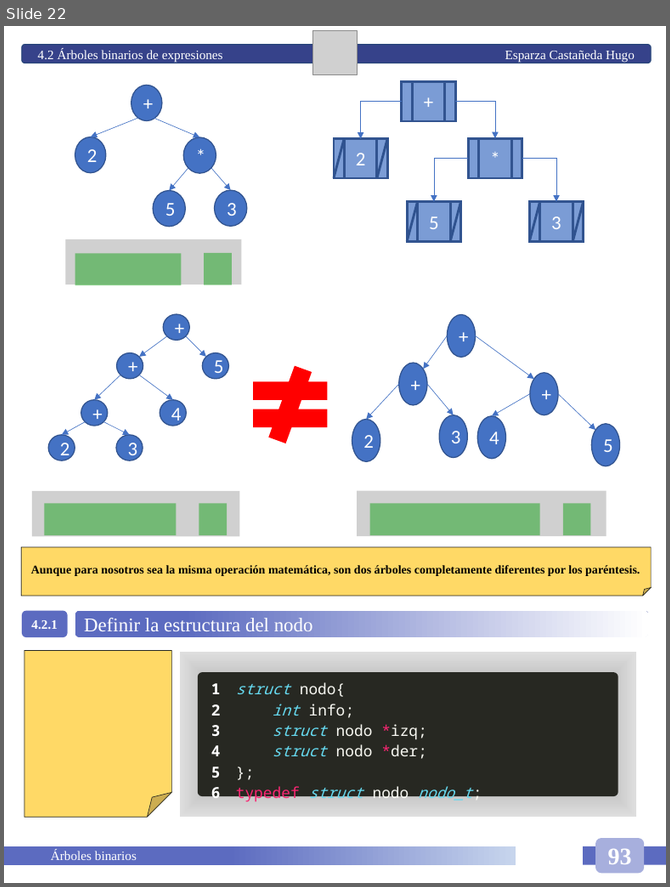
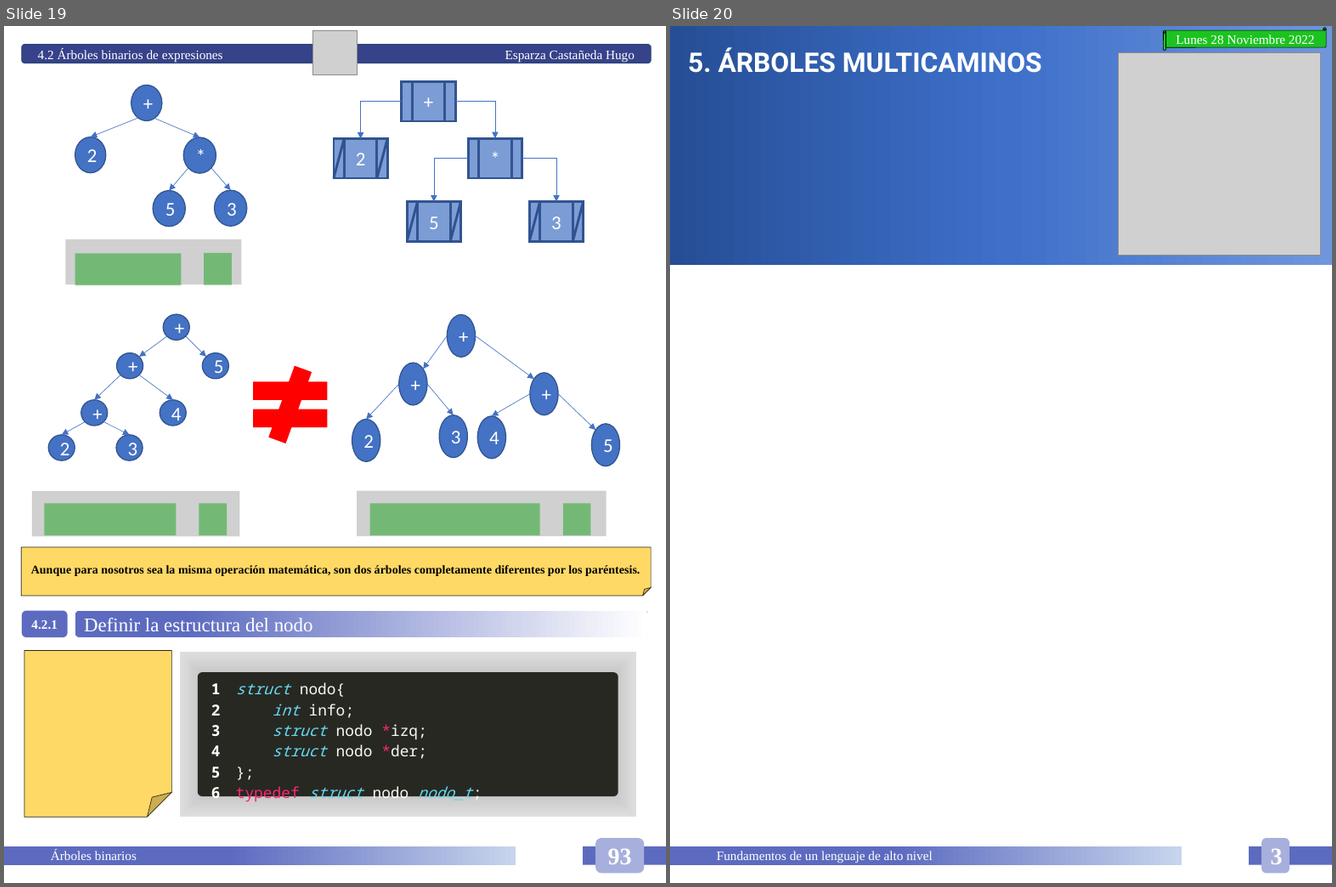
Before and after one commit to HugoEsparzaC/Libreta-Estructuras-II, a slide deck: Estructuras de Datos II.pptx. Shown side by side, each under a label of ours: slide 22 before the commit, slides 19 and 20 after it. The pictures are 670x887 and 1336x887 pixels, drawn with LibreOffice and Linux fonts; fonts in the diff are those of the drawing; grey boxes stand for pictures. Boxes give left, top, right and bottom in pixels: in the first picture for what was removed or moved away, otherwise in the second. Text is boxed around its words. In the diff, an @@ line names an element or a change of style, - is before the commit and + after.

```diff
--- a/Estructuras de Datos II.pptx
+++ b/Estructuras de Datos II.pptx
@@ slide 20 added at [670,26,1332,883], background #FFFFFF @@
@@ rectangle added at [670,26,1332,264], fill gradient #264E96 to #3E70CA to #6F96DB @@
@@ text added at [688,47,1042,73], 25 pt, text #FFFFFF, bold @@
+5. ÁRBOLES MULTICAMINOS
@@ horizontal scroll added at [1163,28,1326,50], fill #1CC220, outline #000000 0.5 pt, 12 pt, text #FFFFFF @@
+Lunes 28 Noviembre 2022
@@ picture added at [1119,53,1320,255] @@
@@ rounded rectangle added at [1262,838,1290,873], fill #A7AFDD, 22 pt, text #FFFFFF, bold @@
+3
@@ rectangle added at [670,846,1182,865], fill gradient #5C6BC0 to #C7D5ED, 12 pt, text #FFFFFF @@
+Fundamentos de un lenguaje de alto nivel
@@ rectangle added at [1249,846,1332,865], fill #5C6BC0 @@
@@ what was slide 22 is now slide 19 @@
```
Also in this commit, not shown: 6 slides changed, 4 other slides added, 5 slides removed, 1 other file.
